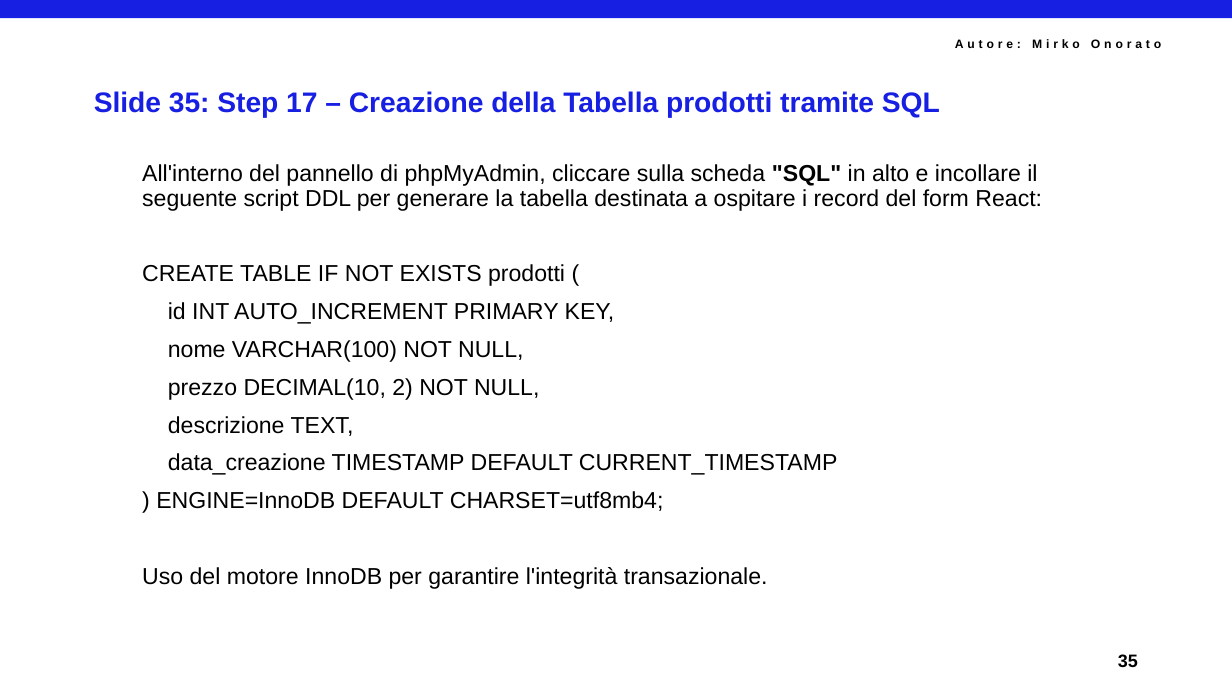
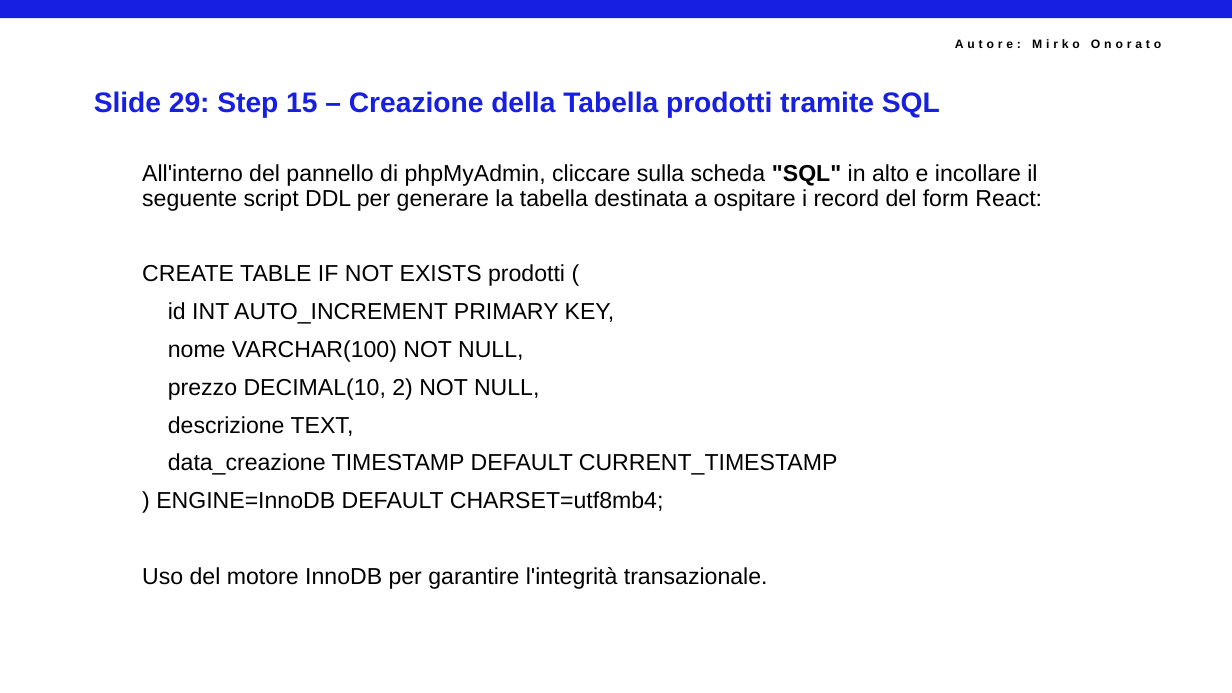
Before and after one commit to mirkoSkF/Docker-Slides, a slide deck: slide 31 of Lab 3.a - Allestimento di Nginx, Certbot e Reti in Locale.pptx (slide 37 before the commit). Drawn at 1232x693 pixels with LibreOffice and Linux fonts; fonts in the diff are those of the drawing; background and template pictures are left out. Boxes give left, top, right and bottom in pixels: in the first picture for what was removed or moved away, otherwise in the second. Text is boxed around its words. In the diff, an @@ line names an element or a change of style, - is before the commit and + after.

```diff
--- a/Lab 3.a - Allestimento di Nginx, Certbot e Reti in Locale.pptx
+++ b/Lab 3.a - Allestimento di Nginx, Certbot e Reti in Locale.pptx
@@ title at (x1=94, y1=91, x2=940, y2=118): text changed @@
-Slide 35: Step 17 – Creazione della Tabella prodotti tramite SQL
+Slide 29: Step 15 – Creazione della Tabella prodotti tramite SQL
@@ text removed at (x1=1118, y1=654, x2=1138, y2=667) @@
-35
```
Also in this commit, not shown: 35 other slides changed, 2 slides added, 9 slides removed.
